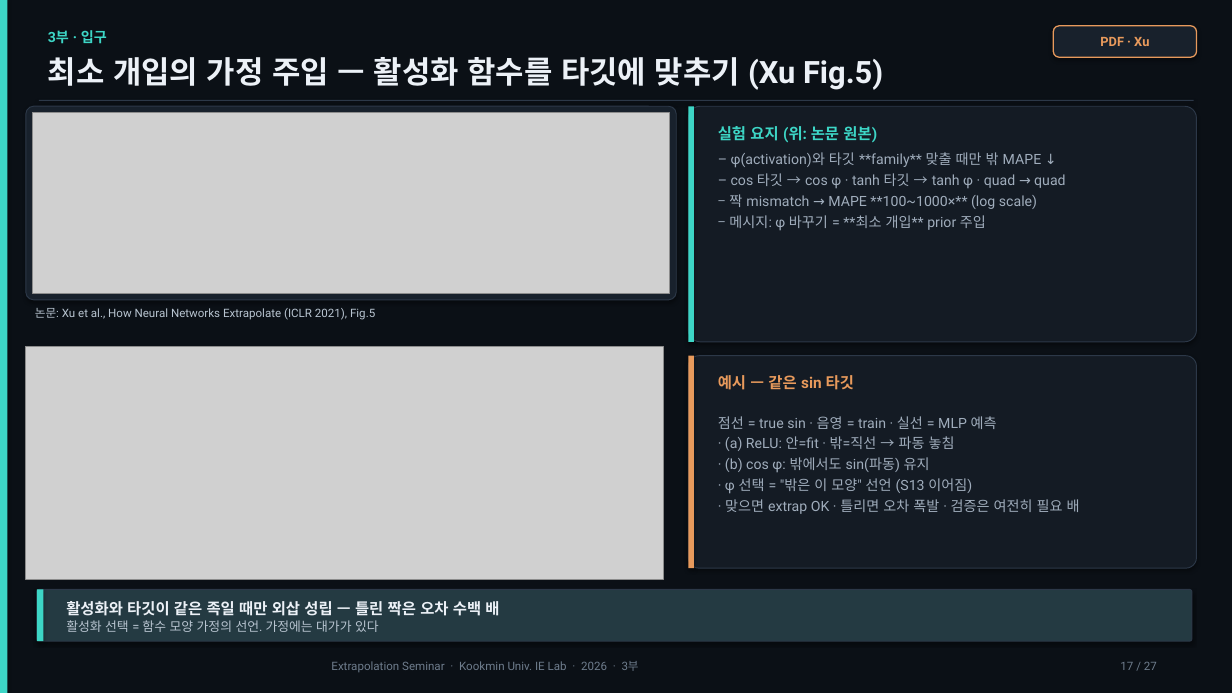
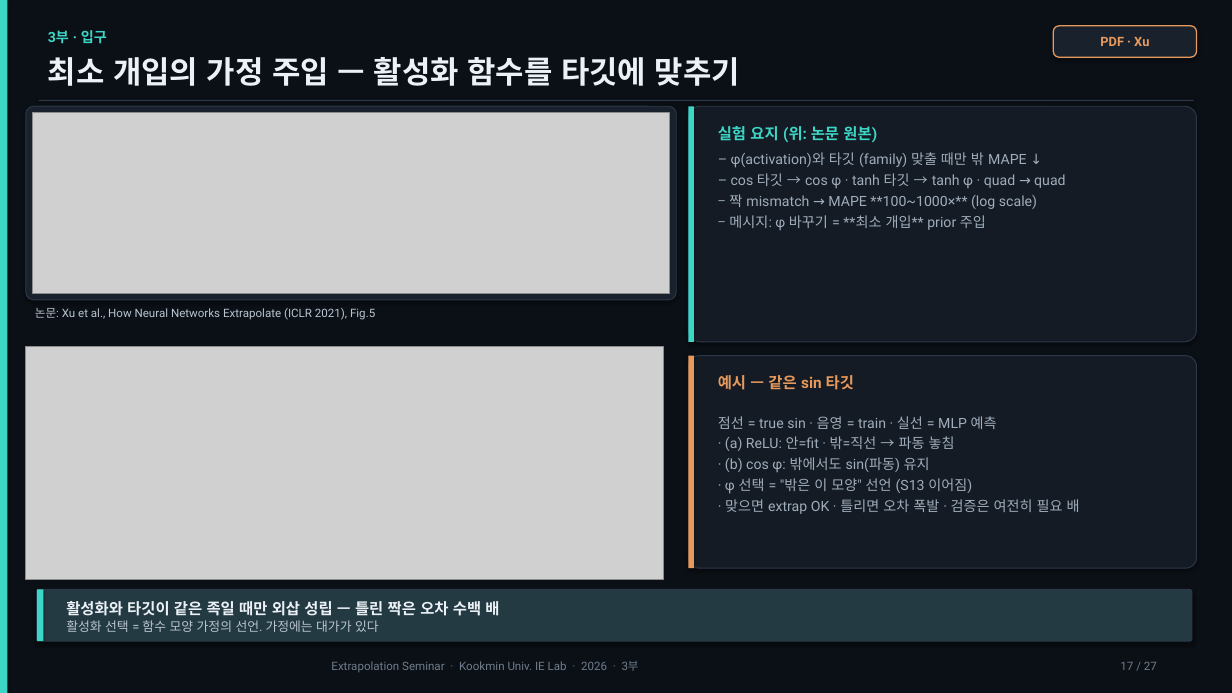
Before and after one commit to amumujs-create/literec_study, a slide deck: slide 16 of extrapolation-papers/외삽_50분_발표자료_v8[Repaired].pptx. Drawn at 1232x693 pixels with LibreOffice and Linux fonts; fonts in the diff are those of the drawing; grey boxes stand for pictures. Boxes give left, top, right and bottom in pixels: in the first picture for what was removed or moved away, otherwise in the second. Text is boxed around its words. In the diff, an @@ line names an element or a change of style, - is before the commit and + after.

```diff
--- a/extrapolation-papers/외삽_50분_발표자료_v8[Repaired].pptx
+++ b/extrapolation-papers/외삽_50분_발표자료_v8[Repaired].pptx
@@ text at <box>48,57,740,86</box>: text changed @@
-최소 개입의 가정 주입 — 활성화 함수를 타깃에 맞추기 (Xu Fig.5)
+최소 개입의 가정 주입 — 활성화 함수를 타깃에 맞추기
@@ text at <box>731,152,1027,168</box>: text changed @@
-– φ(activation)와 타깃 **family** 맞출 때만 밖 MAPE ↓
+– φ(activation)와 타깃 (family) 맞출 때만 밖 MAPE ↓
```
Also in this commit, not shown: 10 other slides changed, 1 slide added, 3 slides removed, 1 other file.
